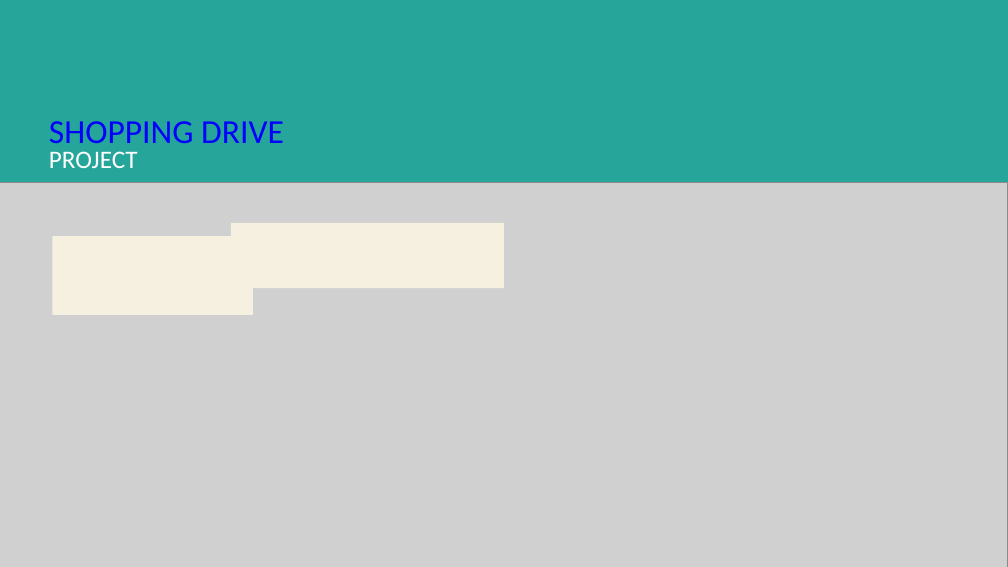
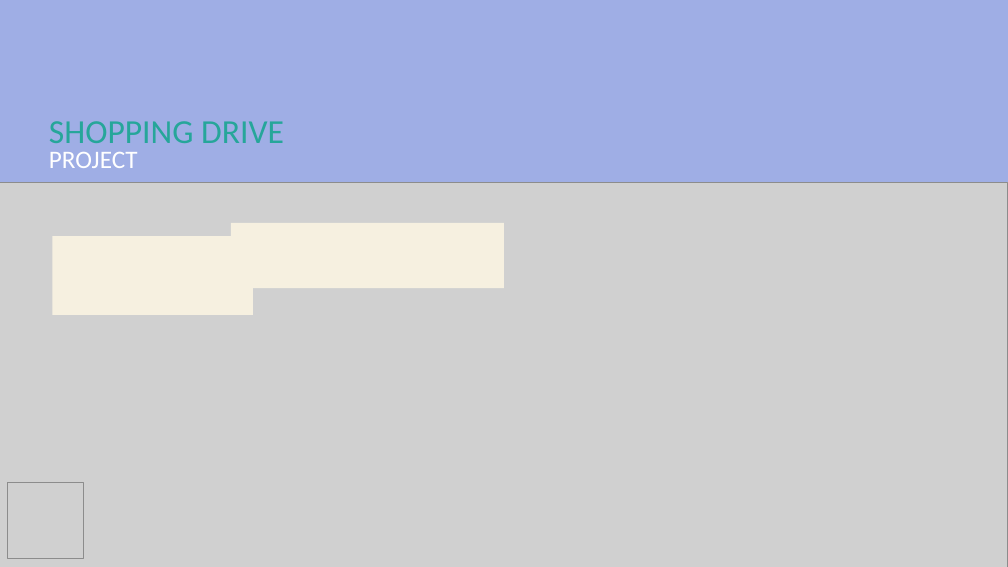
Before and after one commit to JDevs10/Shopping-Drive, a slide deck: slide 1 of docs/ShoppingDrive.pptx. Drawn at 1008x567 pixels with LibreOffice and Linux fonts; fonts in the diff are those of the drawing; grey boxes stand for pictures. Boxes give left, top, right and bottom in pixels: in the first picture for what was removed or moved away, otherwise in the second. Text is boxed around its words. In the diff, an @@ line names an element or a change of style, - is before the commit and + after.

```diff
--- a/docs/ShoppingDrive.pptx
+++ b/docs/ShoppingDrive.pptx
@@ rectangle added at bbox=[0, 0, 1008, 186], fill #9FAEE5 @@
@@ subtitle "SHOPPING DRIVE" at bbox=[49, 121, 284, 143]: text colour #0000FF to #26A69A @@
@@ picture added at bbox=[8, 483, 85, 559] @@
```
Also in this commit, not shown: 6 other slides changed, 7 slides added, 9 other files.
